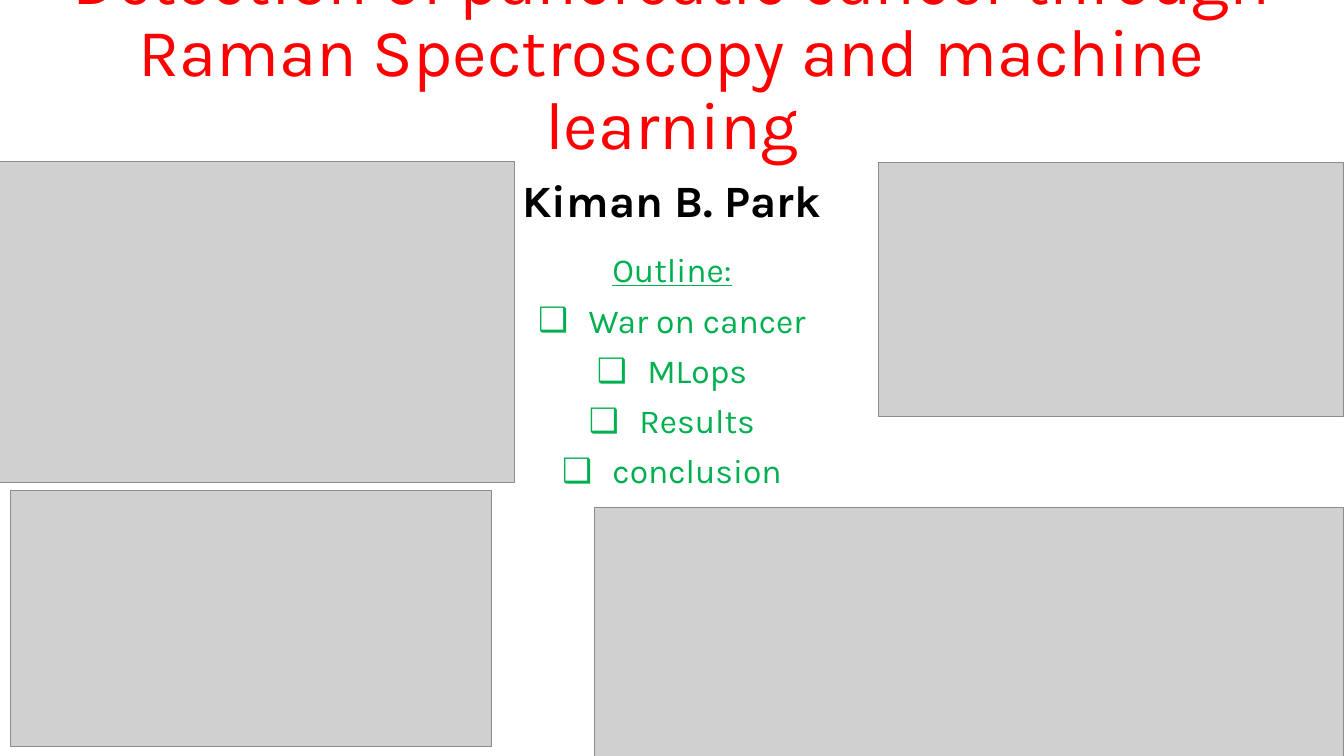
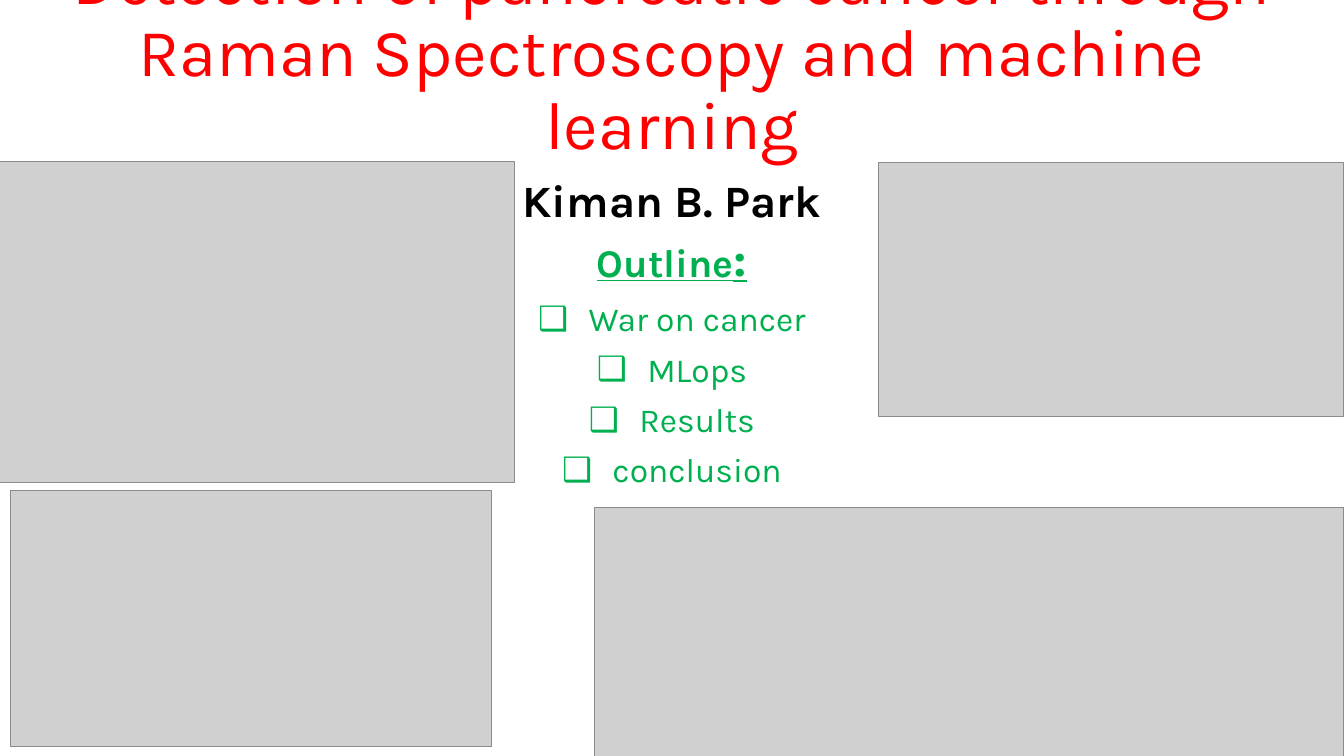
Before and after one commit to kpark11/Springboard, a slide deck: slide 1 of Capstone-Project/SERS_Raman_Pancreatic_Cancer/Detection of pancreatic cancer through Raman Spectroscopy and.pptx. Drawn at 1344x756 pixels with LibreOffice and Linux fonts; fonts in the diff are those of the drawing; grey boxes stand for pictures. Boxes give left, top, right and bottom in pixels: in the first picture for what was removed or moved away, otherwise in the second. Text is boxed around its words. In the diff, an @@ line names an element or a change of style, - is before the commit and + after.

```diff
--- a/Capstone-Project/SERS_Raman_Pancreatic_Cancer/Detection of pancreatic cancer through Raman Spectroscopy and.pptx
+++ b/Capstone-Project/SERS_Raman_Pancreatic_Cancer/Detection of pancreatic cancer through Raman Spectroscopy and.pptx
@@ text "Outline:": place and size @@
-text "Outline:" at [589, 259, 806, 484]
+text "Outline:" at [589, 249, 806, 483]
@@ text at [597, 249, 734, 282]: size 24 to 28 pt, size 24 to 36 pt, bold on in "Outline:" @@
```
Also in this commit, not shown: 4 other slides changed, 20 slides added, 2 other files.
